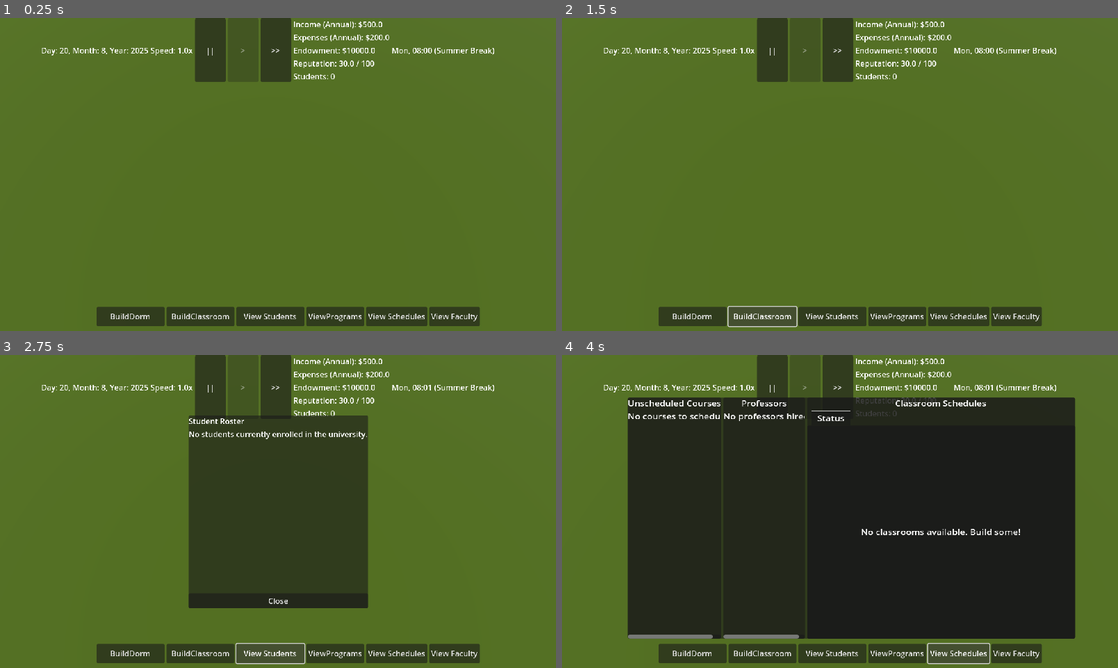
Above: before the commit, frames 1-4 (two rows, left to right).
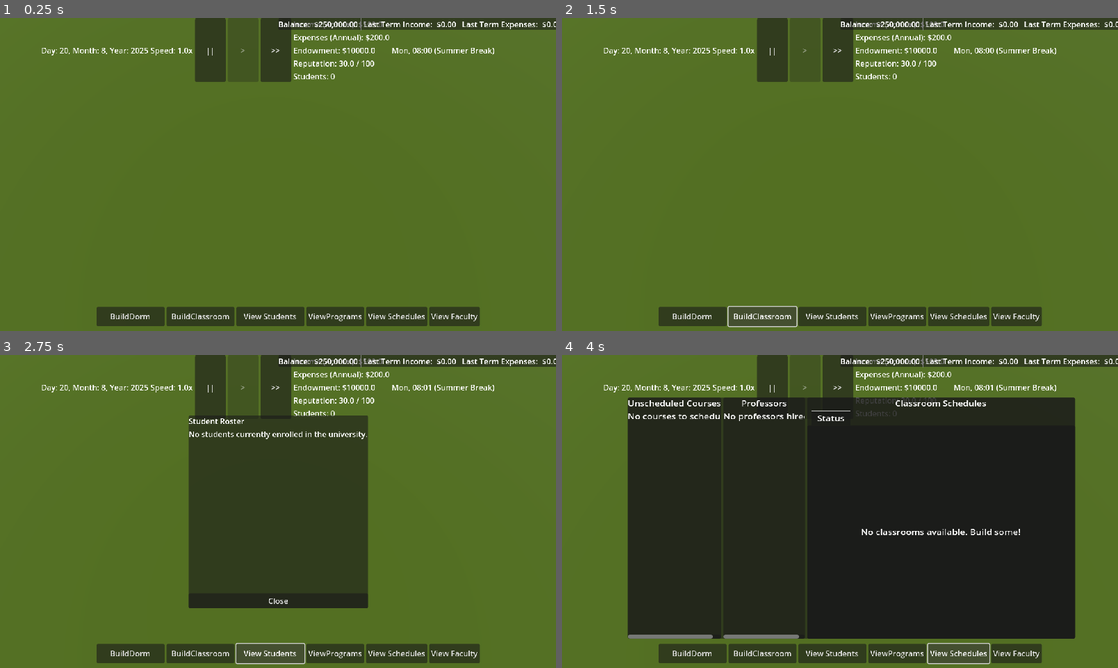
Above: after the commit, the same moments.

Repository: AsharMemon/University-Sim
Game: Godot game, scene res://scenes/main.tscn
Two runs of this game, one before a commit and one after it. Both use one fixed random seed, a clock stepped at 60 frames per second and the inputs below.
Inputs:
- Up to frame 1 (0.25 s): no input
- Up to frame 2 (1.5 s): click "BuildDorm" at 0.5 s; click "BuildClassroom" at 1.25 s
- Up to frame 3 (2.75 s): click "View Students" at 2 s
- Up to frame 4 (4 s): click "ViewPrograms" at 2.75 s; click "View Schedules" at 3.5 s

The runs differ from the first frame. In frame 1, 1.8% of the frame differs, in the area x 50-100%, y 0-4%; in frame 2, 1.8%; in frame 3, 1.8%; in frame 4, 1.8%.
Error after the commit: Invalid access to property or key 'year_passed' on a base object of type 'Node (TimeManager)'. (res://scripts/FinanceManager.gd:33)

Commit message:
Financial Overhaul....not working

Diff:
--- /dev/null
+++ b/scenes/FinancialsUI.gd
@@ -0,0 +1,60 @@
+# FinancialsUI.gd
+extends HBoxContainer
+
+# --- EXPORTED NODE REFERENCE ---
+# Drag your FinanceManager node onto this slot in the Godot Inspector.
+@export var finance_manager: Node
+
+# --- Node References ---
+@onready var balance_label: Label = $PanelContainer/HBoxContainer/BalanceValueLabel
+@onready var income_label: Label = $PanelContainer/HBoxContainer/IncomeValueLabel
+@onready var expenses_label: Label = $PanelContainer/HBoxContainer/ExpensesValueLabel
+
+
+func _ready() -> void:
+	# Check if the reference has been set in the editor.
+	if finance_manager:
+		# Connect to the FinanceManager's signals to receive updates.
+		finance_manager.balance_updated.connect(_on_balance_updated)
+		finance_manager.financials_updated.connect(_on_financials_updated)
+
+		# Set the initial display values from the reference when the game starts.
+		_on_balance_updated(finance_manager.current_balance)
+		_on_financials_updated(finance_manager.last_term_income, finance_manager.last_term_expenses)
+	else:
+		push_error("FinancialsUI is missing its reference to the FinanceManager node!")
+		# Optionally disable the UI if the manager is missing
+		self.visible = false
+
+
+# --- Signal Handlers ---
+
+func _on_balance_updated(new_balance: float) -> void:
+	# Format the balance as currency with commas.
+	balance_label.text = "$%s" % _format_number(new_balance)
+
+func _on_financials_updated(income: float, expenses: float) -> void:
+	# Format income and expenses as currency.
+	income_label.text = "$%s" % _format_number(income)
+	expenses_label.text = "$%s" % _format_number(expenses)
+
+# Helper function to add commas to large numbers for readability.
+func _format_number(num: float) -> String:
+	var s = "%.2f" % num
+	var parts = s.split(".")
+	var integer_part = parts[0]
+	var decimal_part = parts[1]
+
+	var c = len(integer_part) % 3
+	if c == 0:
+		c = 3
+
+	var result = ""
+	while integer_part != "":
+		result += integer_part.substr(0, c)
+		integer_part = integer_part.substr(c)
+		c = 3
+		if integer_part != "":
+			result += ","
+
+	return result + "." + decimal_part
--- /dev/null
+++ b/scenes/FinancialsUI.tscn
@@ -0,0 +1,42 @@
+[gd_scene load_steps=2 format=3 uid="uid://dvx4sngs8xyoo"]
+
+[ext_resource type="Script" uid="uid://cqmueur41nmow" path="res://scenes/FinancialsUI.gd" id="1_8tldv"]
+
+[node name="FinancialsUI" type="HBoxContainer"]
+script = ExtResource("1_8tldv")
+
+[node name="PanelContainer" type="PanelContainer" parent="."]
+layout_mode = 2
+
+[node name="HBoxContainer" type="HBoxContainer" parent="PanelContainer"]
+layout_mode = 2
+
+[node name="Balance" type="Label" parent="PanelContainer/HBoxContainer"]
+layout_mode = 2
+text = "Balance: "
+
+[node name="BalanceValueLabel" type="Label" parent="PanelContainer/HBoxContainer"]
+layout_mode = 2
+text = "$250,000"
+
+[node name="VSeparator" type="VSeparator" parent="PanelContainer/HBoxContainer"]
+layout_mode = 2
+
+[node name="LastTermIncomeLabel" type="Label" parent="PanelContainer/HBoxContainer"]
+layout_mode = 2
+text = "Last Term Income: "
+
+[node name="IncomeValueLabel" type="Label" parent="PanelContainer/HBoxContainer"]
+layout_mode = 2
+text = "$0"
+
+[node name="VSeparator2" type="VSeparator" parent="PanelContainer/HBoxContainer"]
+layout_mode = 2
+
+[node name="LastTermExpensesLabel" type="Label" parent="PanelContainer/HBoxContainer"]
+layout_mode = 2
+text = "Last Term Expenses: "
+
+[node name="ExpensesValueLabel" type="Label" parent="PanelContainer/HBoxContainer"]
+layout_mode = 2
+text = "$0"
--- a/scenes/main.tscn
+++ b/scenes/main.tscn
@@ -1,9 +1,10 @@
-[gd_scene load_steps=27 format=3 uid="uid://dfqndug24dyeb"]
+[gd_scene load_steps=29 format=3 uid="uid://dfqndug24dyeb"]
 
 [ext_resource type="Script" uid="uid://cto4gyufp4b2u" path="res://scripts/BuildingManager.gd" id="1_tefeu"]
 [ext_resource type="Script" uid="uid://1m4n12g83di3" path="res://scripts/RTS_Camera_Controller.gd" id="2_o6xl0"]
 [ext_resource type="Script" uid="uid://b3ydeked4f8di" path="res://scripts/TimeManager.gd" id="3_tipki"]
 [ext_resource type="Script" uid="uid://j40d0n6ton7h" path="res://scripts/StudentManager.gd" id="4_85g3d"]
+[ext_resource type="PackedScene" uid="uid://dvx4sngs8xyoo" path="res://scenes/FinancialsUI.tscn" id="4_yc10j"]
 [ext_resource type="PackedScene" uid="uid://bjq22nhxyeo51" path="res://actors/student.tscn" id="5_choun"]
 [ext_resource type="Script" uid="uid://dnjdjrgsjbbbl" path="res://scripts/UniversityData.gd" id="6_ya4ey"]
 [ext_resource type="Script" uid="uid://dukc4dncbcxhn" path="res://scripts/CourseResource.gd" id="7_jbj1t"]
@@ -19,6 +20,7 @@
 [ext_resource type="PackedScene" uid="uid://bo2r7t1e0vy3i" path="res://scenes/FacultyPanel.tscn" id="11_ya4ey"]
 [ext_resource type="Resource" uid="uid://c5508532j1fvq" path="res://courses/htst201.tres" id="11_yc10j"]
 [ext_resource type="Resource" uid="uid://uimk0vvsvq1j" path="res://programs/BA_history.tres" id="12_muem4"]
+[ext_resource type="Script" uid="uid://cpwfd2o2ykke0" path="res://scripts/FinanceManager.gd" id="20_gqmmt"]
 
 [sub_resource type="PhysicalSkyMaterial" id="PhysicalSkyMaterial_0xm2m"]
 
@@ -205,6 +207,10 @@
 [node name="TimeDisplayLabel" type="Label" parent="TopUI/HBoxContainer"]
 layout_mode = 2
 
+[node name="FinancialsUI" parent="TopUI" node_paths=PackedStringArray("finance_manager") instance=ExtResource("4_yc10j")]
+layout_mode = 0
+finance_manager = NodePath("../../FinanceManager")
+
 [node name="Students" type="Node3D" parent="."]
 
 [node name="NavigationRegion3D" type="NavigationRegion3D" parent="."]
@@ -472,6 +478,12 @@
 
 [node name="FacultyActors" type="Node3D" parent="."]
 
+[node name="FinanceManager" type="Node" parent="." node_paths=PackedStringArray("time_manager", "student_manager", "faculty_manager")]
+script = ExtResource("20_gqmmt")
+time_manager = NodePath("../TimeManager")
+student_manager = NodePath("../StudentManager")
+faculty_manager = NodePath("../ProfessorManager")
+
 [connection signal="pressed" from="Panel/HBoxContainer/BuildDorm" to="." method="_on_select_dorm_pressed"]
 [connection signal="pressed" from="Panel/HBoxContainer/BuildClassroom" to="." method="_on_select_class_pressed"]
 [connection signal="pressed" from="Panel/HBoxContainer/ViewFacultyButton" to="." method="_on_view_faculty_pressed"]
--- /dev/null
+++ b/scripts/FinanceManager.gd
@@ -0,0 +1,93 @@
+# FinanceManager.gd
+# This script manages all financial aspects of the university.
+# It operates as a regular node and needs references to other managers.
+extends Node
+
+# --- EXPORTED NODE REFERENCES ---
+# By using class_name in your other scripts, you can use them as types here.
+# This fixes the error by telling Godot what kind of node to expect.
+@export var time_manager: TimeManager
+@export var student_manager: StudentManager
+@export var faculty_manager: ProfessorManager
+
+# --- SIGNALS ---
+# Signals to notify other parts of the game about financial changes.
+signal balance_updated(new_balance: float)
+signal financials_updated(income: float, expenses: float)
+
+# --- FINANCIAL STATE ---
+var current_balance: float = 250000.00 # Starting money
+var last_term_income: float = 0.0
+var last_term_expenses: float = 0.0
+
+# --- CONFIGURATION ---
+const UNDERGRADUATE_TUITION: float = 10000.0
+const GRADUATE_TUITION: float = 12000.0
+
+
+func _ready() -> void:
+	# We connect to the TimeManager's year_passed signal via our reference.
+	if time_manager:
+		# This line now works because Godot knows time_manager is a TimeManager
+		# and has the year_passed signal.
+		time_manager.year_passed.connect(_on_year_passed)
+	else:
+		push_error("FinanceManager is missing its reference to TimeManager!")
+
+# This is the main function that drives the economy each year.
+func _on_year_passed() -> void:
+	print("FinanceManager: Calculating end-of-year finances.")
+
+	# 1. Calculate Income from student tuition
+	last_term_income = _calculate_tuition_income()
+
+	# 2. Calculate Expenses from faculty salaries
+	last_term_expenses = _calculate_salary_expenses()
+
+	# 3. Calculate the net change and update the balance
+	var net_change = last_term_income - last_term_expenses
+	current_balance += net_change
+
+	# 4. Emit signals to update the UI and other game systems
+	balance_updated.emit(current_balance)
+	financials_updated.emit(last_term_income, last_term_expenses)
+	print("Income: %d, Expenses: %d, Net: %d, New Balance: %d" % [last_term_income, last_term_expenses, net_change, current_balance])
+
+
+# --- Private Helper Functions ---
+
+func _calculate_tuition_income() -> float:
+	var total_tuition: float = 0.0
+
+	# Check if the StudentManager reference is set
+	if not student_manager:
+		push_error("FinanceManager is missing its reference to StudentManager!")
+		return 0.0
+
+	# Loop through all students and add their tuition to the total.
+	for student in student_manager.student_list:
+		match student.student_type:
+			"Undergraduate":
+				total_tuition += UNDERGRADUATE_TUITION
+			"Graduate":
+				total_tuition += GRADUATE_TUITION
+
+	return total_tuition
+
+
+func _calculate_salary_expenses() -> float:
+	var total_salaries: float = 0.0
+
+	# Check if the FacultyManager reference is set
+	if not faculty_manager:
+		push_error("FinanceManager is missing its reference to FacultyManager!")
+		return 0.0
+
+	# Loop through all faculty and add their salary to the total.
+	for faculty_member in faculty_manager.faculty_list:
+		if "salary" in faculty_member:
+			total_salaries += faculty_member.salary
+		else:
+			print("WARNING: Faculty member %s is missing a salary property." % faculty_member.name)
+
+	return total_salaries
Not shown, added: scenes/FinancialsUI.gd.uid
Not shown, added: scripts/FinanceManager.gd.uid
